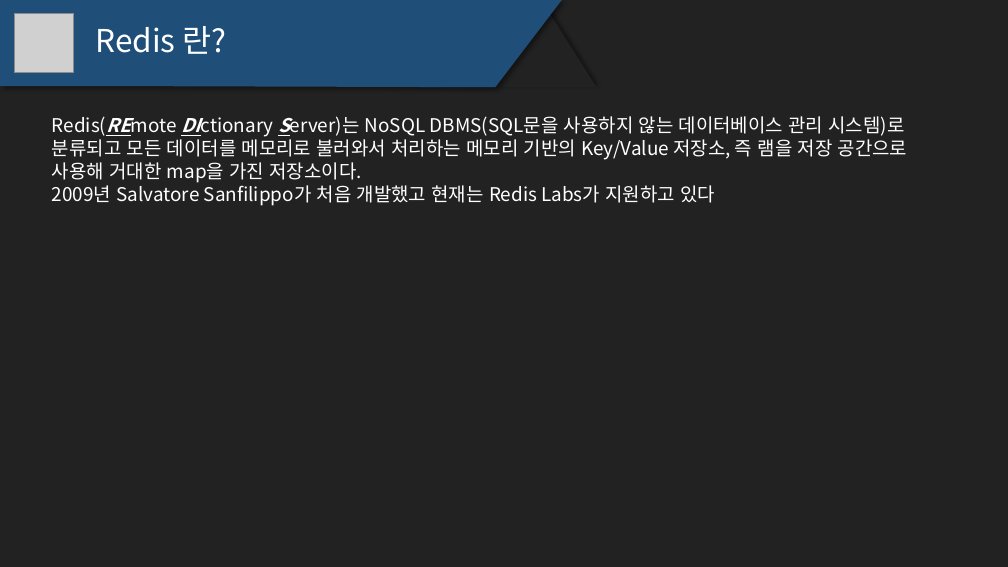
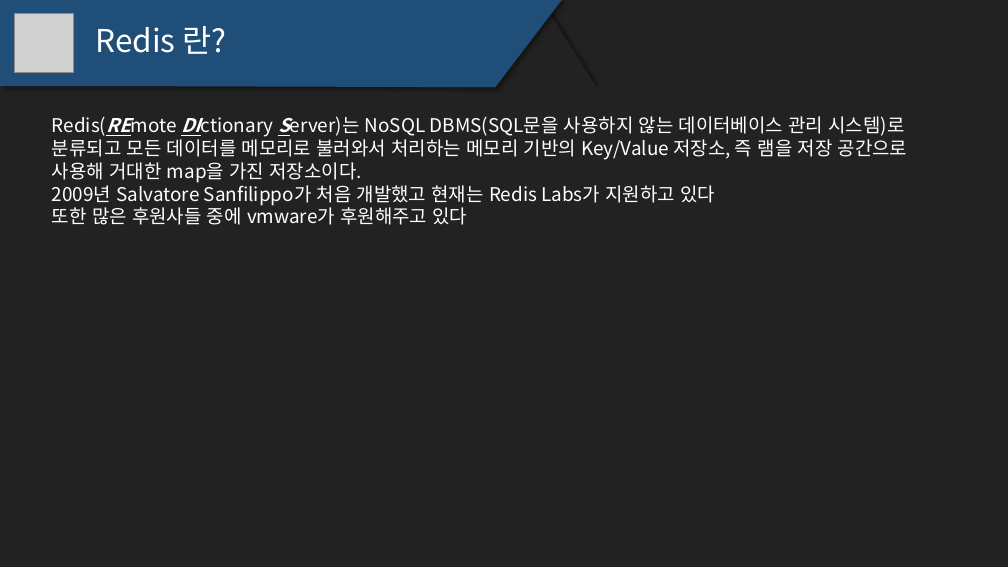
Before and after one commit to h9s7h/open_source_ppt, a slide deck: slide 3 of redis_ppt.pptx. Drawn at 1008x567 pixels with LibreOffice and Linux fonts; fonts in the diff are those of the drawing; grey boxes stand for pictures. Boxes give left, top, right and bottom in pixels: in the first picture for what was removed or moved away, otherwise in the second. Text is boxed around its words. In the diff, an @@ line names an element or a change of style, - is before the commit and + after.

```diff
--- a/redis_ppt.pptx
+++ b/redis_ppt.pptx
@@ text at [52,204,467,225]: paragraph added @@
+또한 많은 후원사들 중에 vmware가 후원해주고 있다
```
Also in this commit, not shown: 1 other slide changed.
